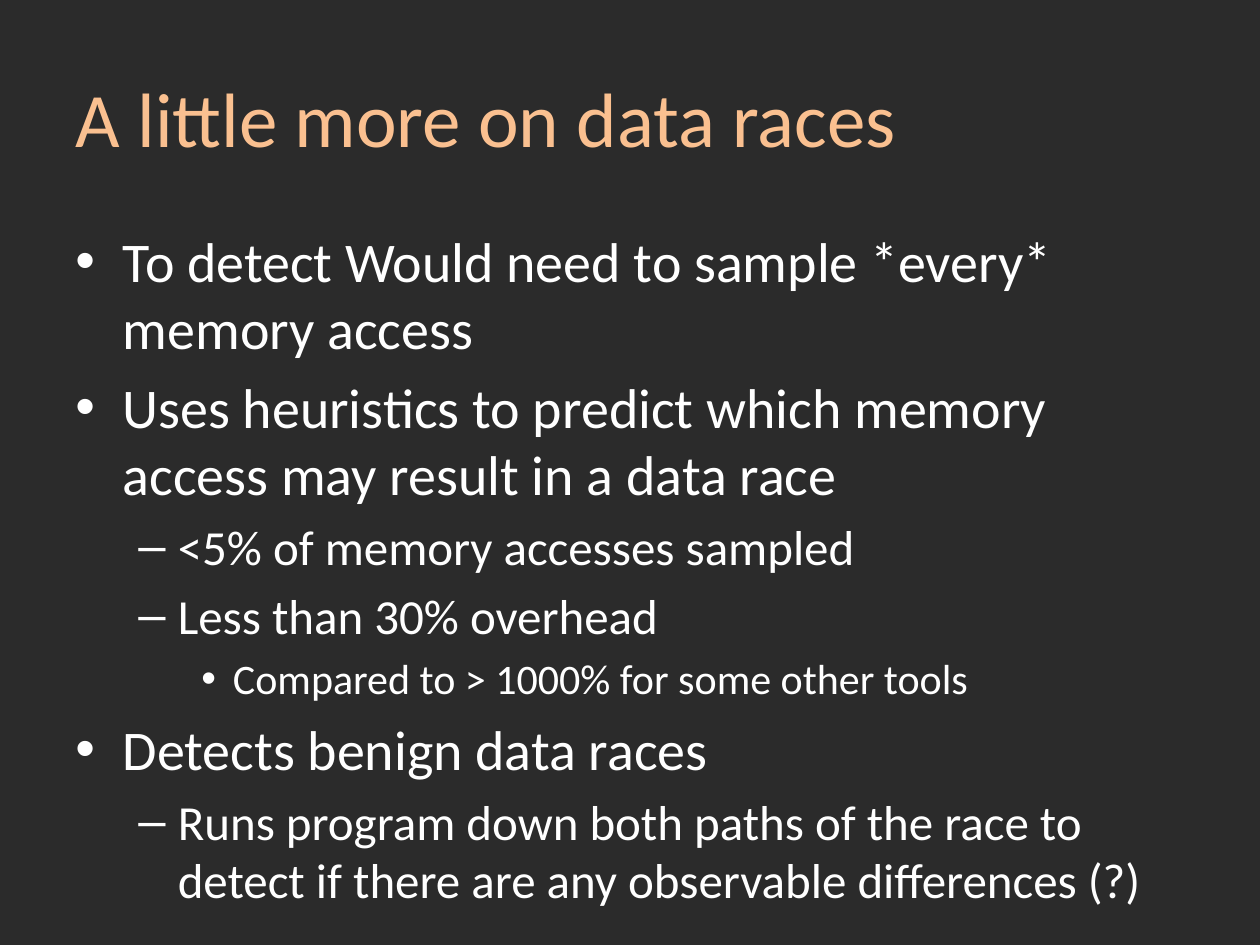
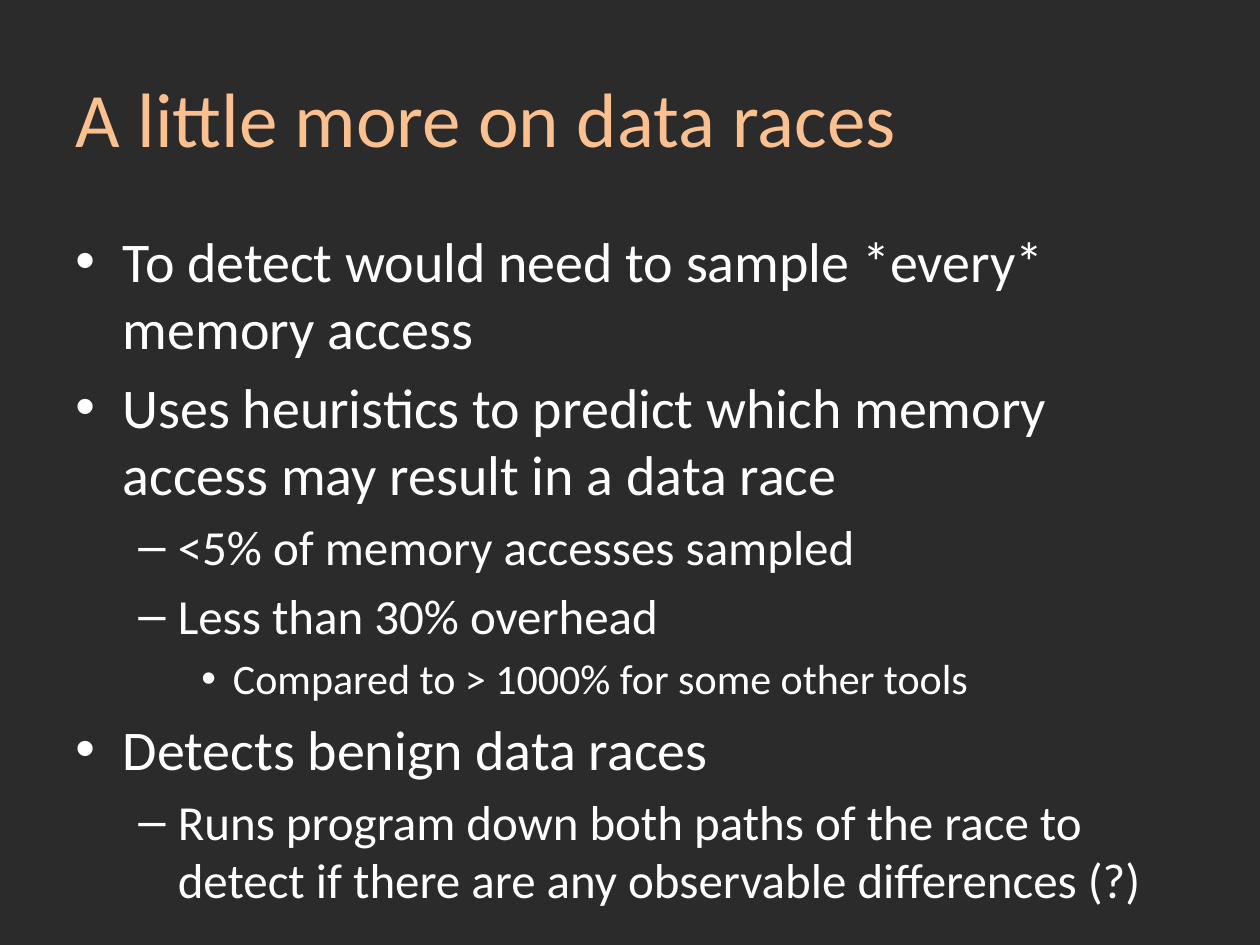
Before and after one commit to srstrong/NDC-CHESS, a slide deck: slide 32 of CHESS.pptx (slide 31 before the commit). Drawn at 1260x945 pixels with LibreOffice and Linux fonts; fonts in the diff are those of the drawing; background and template pictures are left out; a plain dark background stands for a picture behind light text. Boxes give left, top, right and bottom in pixels: in the first picture for what was removed or moved away, otherwise in the second. Text is boxed around its words. In the diff, an @@ line names an element or a change of style, - is before the commit and + after.

```diff
--- a/CHESS.pptx
+++ b/CHESS.pptx
@@ text at box(123, 242, 1043, 358): text changed @@
-• To detect Would need to sample *every* memory access
+• To detect would need to sample *every* memory access
```
Also in this commit, not shown: 1 other slide changed, 1 slide added.
